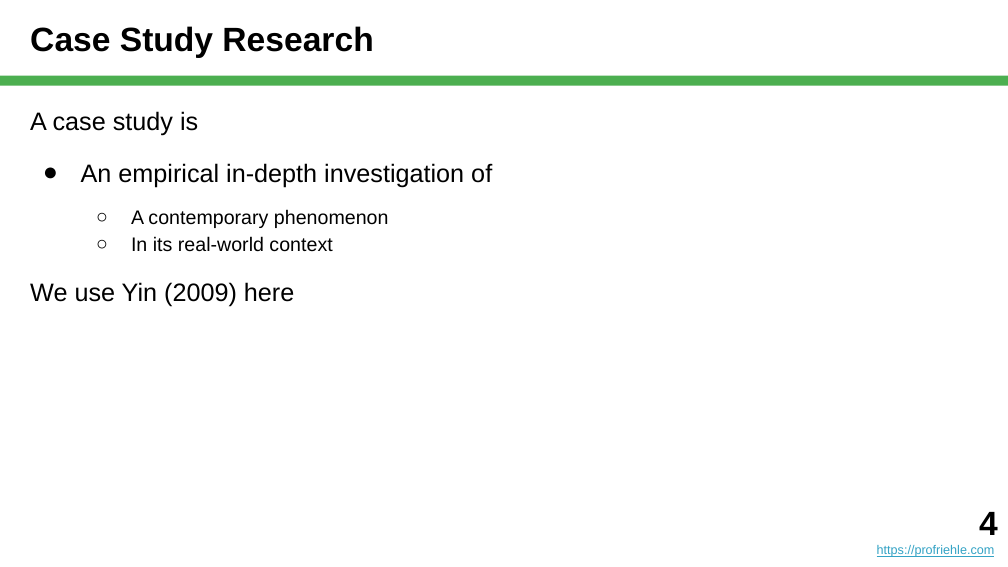
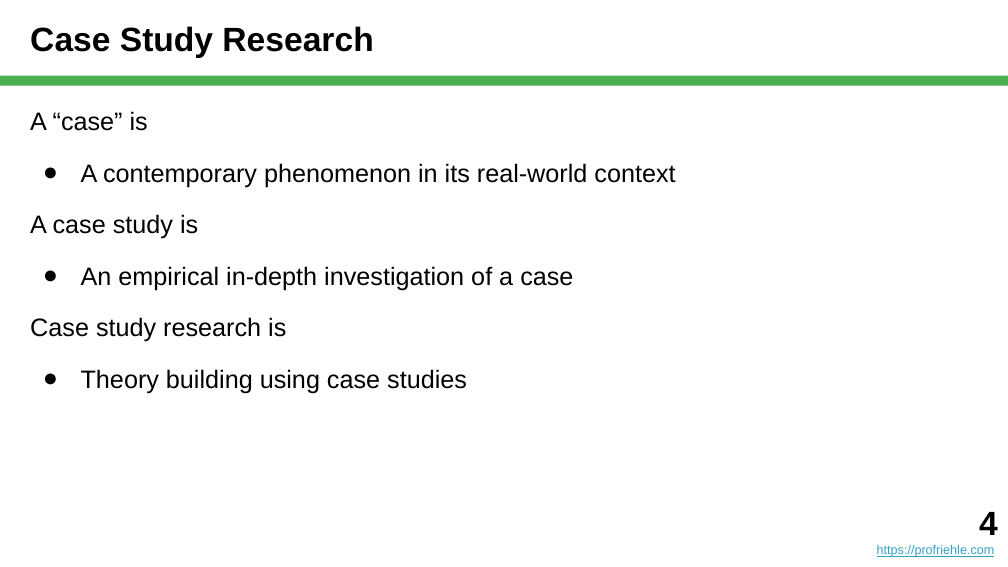
Before and after one commit to dirkriehle/nyt-course, a slide deck: slide 4 of Lecture slides/NYT C05 - Case Study Research.pptx. Drawn at 1008x567 pixels with LibreOffice and Linux fonts; fonts in the diff are those of the drawing. Boxes give left, top, right and bottom in pixels: in the first picture for what was removed or moved away, otherwise in the second. Text is boxed around its words. In the diff, an @@ line names an element or a change of style, - is before the commit and + after.

Commit message:
Step by step, about to finish theory building part.

```diff
--- a/Lecture slides/NYT C05 - Case Study Research.pptx
+++ b/Lecture slides/NYT C05 - Case Study Research.pptx
@@ text at [30,111,675,187]: paragraphs added @@
+A “case” is
+● A contemporary phenomenon in its real-world context
@@ text at [30,214,198,239]: more space between paragraphs @@
@@ text at [30,266,573,393]: text changed @@
-● An empirical in-depth investigation of
-  ○ A contemporary phenomenon
-  ○ In its real-world context
-We use Yin (2009) here
+● An empirical in-depth investigation of a case
+Case study research is
+● Theory building using case studies
```
Also in this commit, not shown: 14 other slides changed, 21 slides added, 16 slides removed, 14 other files.
